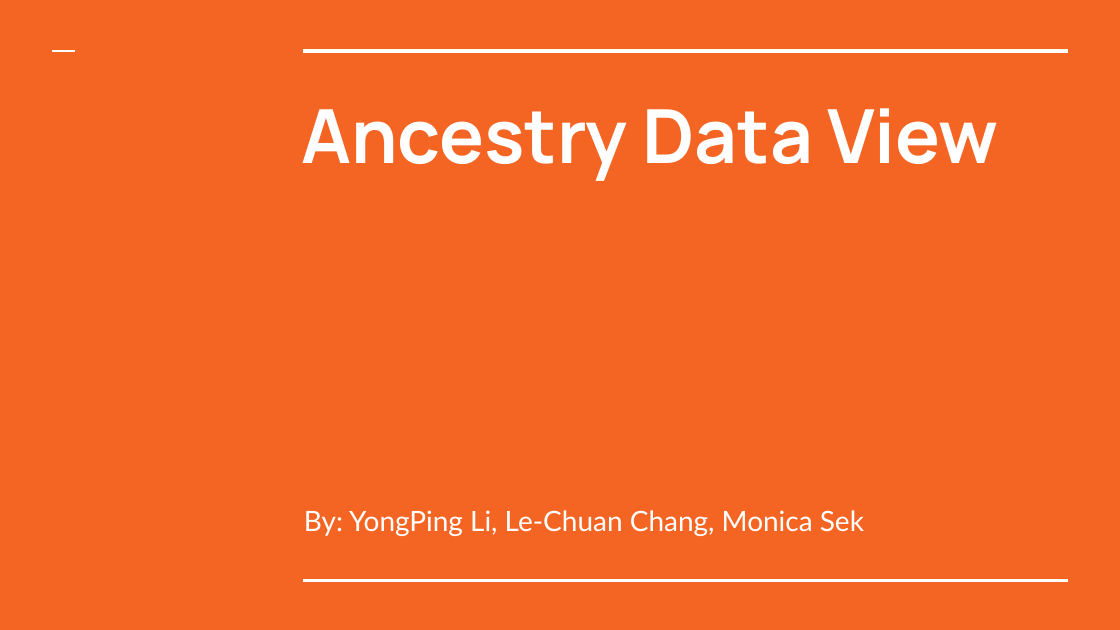
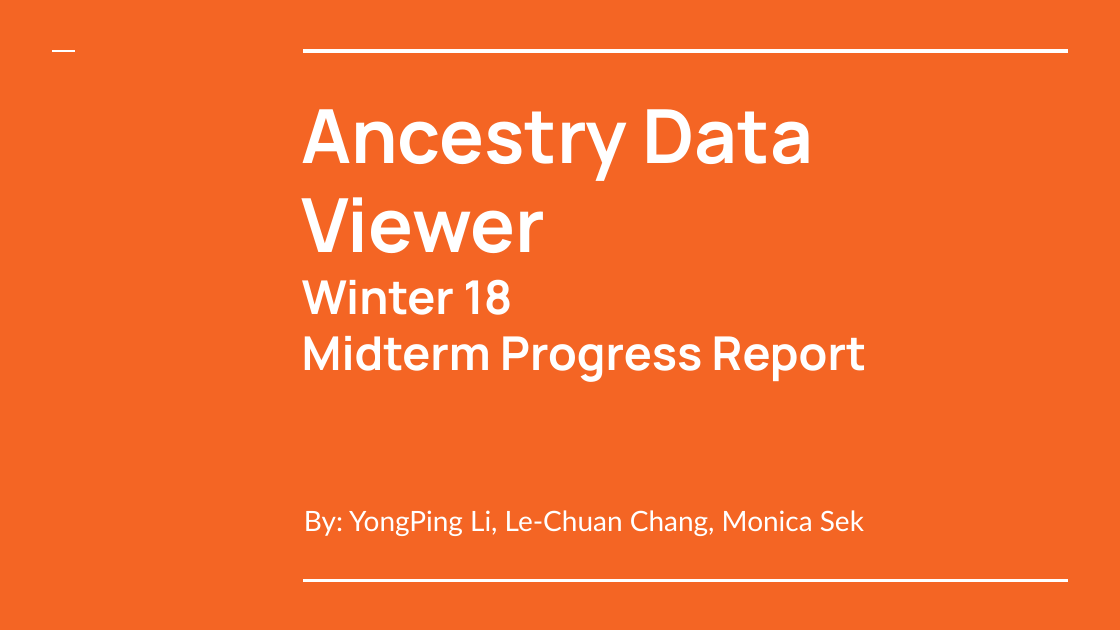
Before and after one commit to chang5CAL/-CS46X-AncestoryDataViewer, a slide deck: slide 1 of Writing/GROUP/Midterm Progress Report/Slide Presentation.pptx. Drawn at 1120x630 pixels with LibreOffice and Linux fonts; fonts in the diff are those of the drawing. Boxes give left, top, right and bottom in pixels: in the first picture for what was removed or moved away, otherwise in the second. Text is boxed around its words. In the diff, an @@ line names an element or a change of style, - is before the commit and + after.

Commit message:
Added Yong's portion of midterm report

```diff
--- a/Writing/GROUP/Midterm Progress Report/Slide Presentation.pptx
+++ b/Writing/GROUP/Midterm Progress Report/Slide Presentation.pptx
@@ title at box(302, 109, 867, 382): text changed; size 48 to 30 pt @@
-Ancestry Data View
+Ancestry Data Viewer
+Winter 18
+Midterm Progress Report
```
Also in this commit, not shown: 1 other slide changed, 5 other files.
